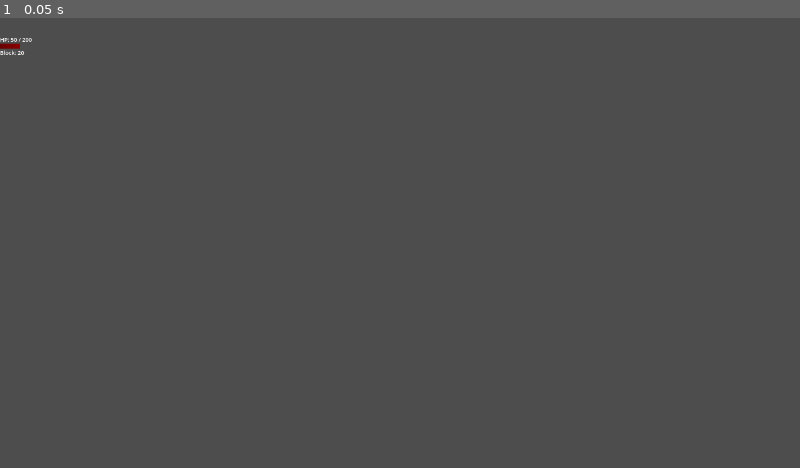
Above: before the commit, frame 1.
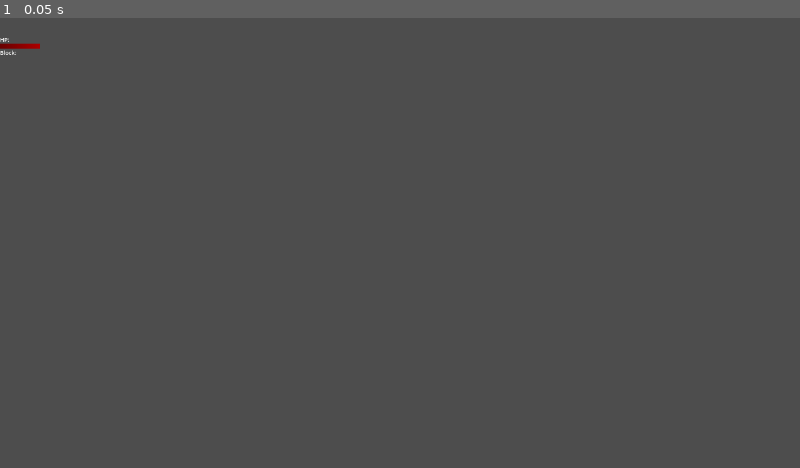
Above: after the commit, the same moment.

Repository: Morph1s/Psychopompos
Game: Godot game, scene res://scenes/ui/entity_hud.tscn
The game is run twice, just before and just after one commit, with the same random seed, the same clock (stepped at 60 frames per second) and the same inputs. This scene is started directly instead of the project's main scene.
Inputs:
- Up to frame 1 (0.05 s): no input

The runs differ from the first frame. In frame 1, less than 0.1% of the frame differs, in the area x 1-5%, y 4-9%.

Commit message:
feat: Enemyhud finished enemy hud placeholder
closes #41

Diff:
--- a/scripts/ui/entity_hud.gd
+++ b/scripts/ui/entity_hud.gd
@@ -27,9 +27,3 @@
 	hp_bar.value = current_hp
 	hp_label.text = "HP: %d / %d" % [current_hp, max_hp]
 	block_label.text = "Block: %d" % block_value
-
-# Called when the node enters the scene tree for the first time.
-func _ready() -> void:
-	set_current_hp(50)
-	set_max_hp(200)
-	set_block(20)
